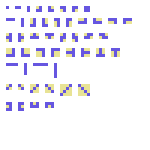
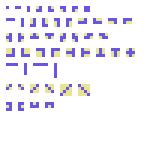
Two versions of the same layered image (150 x 150). Layer-by-layer changes:
painted on "Sfondo" over [126, 48, 135, 57]
